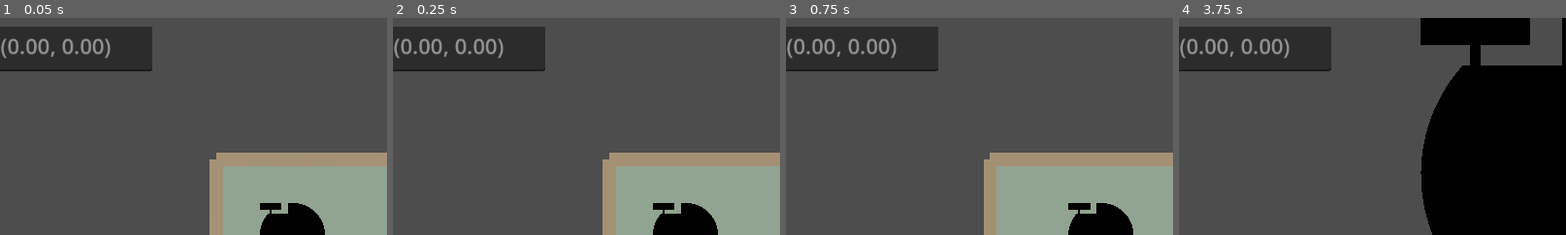
Above: before the commit, frames 1-4 (left to right).
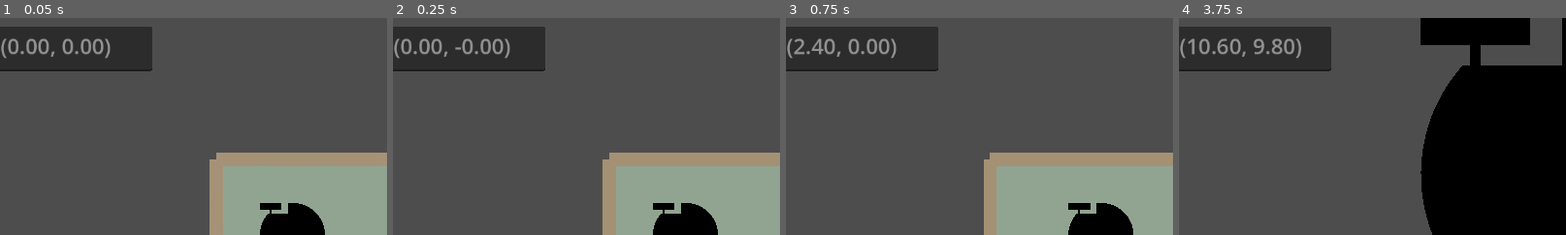
Above: after the commit, the same moments.

Repository: nameisalfio/q-learning-maze-robot
Game: Godot game, scene res://Maze.tscn
Two runs of this game, one before a commit and one after it. Both use one fixed random seed, a clock stepped at 60 frames per second and the inputs below.
Inputs:
- Up to frame 1 (0.05 s): no input
- Up to frame 2 (0.25 s): no input
- Up to frame 3 (0.75 s): tap Enter at 0.5 s; hold Up (move_up) from 0.53 s (still down); hold Right (move_dx) from 0.53 s (still down)
- Up to frame 4 (3.75 s): release Up (move_up) at 1.28 s; release Right (move_dx) at 1.28 s; hold Down (move_down) 1.28-2.03 s; tap Left (move_sx) at 1.35 s; hold ] (zoom_in) 2.03-2.78 s; hold Up (move_up) 2.03-3.53 s; tap / (zoom_out) at 2.85 s; hold Down (move_down) from 3.53 s (still down); hold Right (move_dx) from 3.53 s (still down)
The pictures show only the part of the screen within x 12-62%, y 0-50%; the shares and areas given below are measured in that part.

Frame 1 is identical in both runs. In frame 2, 0.6% of the frame differs, in the area x 16-31%, y 9-19%; in frame 3, 0.2%; in frame 4, 1.1%, in the area x 2-32%, y 9-19%.

Commit message:
Modifiche minori

Diff:
--- a/GodotProject/scripts/generate_maze.gd
+++ b/GodotProject/scripts/generate_maze.gd
@@ -17,6 +17,7 @@
 
 func _ready():
 	DDS.subscribe("reset_checkpoints")
+	DDS.publish("GoalReached", DDS.DDS_TYPE_INT, 0)
 	generate_maze()
 	build_floor()
 	build_maze()
@@ -206,8 +207,9 @@
 	add_child(goal_area)
 
 func _on_goal_area_entered(body, area):
-	print("Obiettivo raggiunto!")
-	DDS.publish("GoalReached", DDS.DDS_TYPE_INT, 1)
+	if body.is_in_group("robot"):
+		print("Obiettivo raggiunto!")
+		DDS.publish("GoalReached", DDS.DDS_TYPE_INT, 1)
 
 func _on_checkpoint_entered(body, area):
 	if body.is_in_group("robot"):
--- a/GodotProject/scripts/robot.gd
+++ b/GodotProject/scripts/robot.gd
@@ -65,6 +65,9 @@
 	elif Input.is_action_pressed("move_down"):
 		theRobot.global_position.z += 0.2
 
+	# solo debug
+	_edit_xy_text(theRobot.global_position.x,-theRobot.global_position.z)
+
 	DDS.publish("tick", DDS.DDS_TYPE_FLOAT, _delta)
 	var mode = DDS.read("mode")
 	if mode == 1:
Not shown, changed: logs/plot_training_reward.ipynb
Not shown, changed: robot/robotic_agent.py
Not shown, changed: run_training.sh
